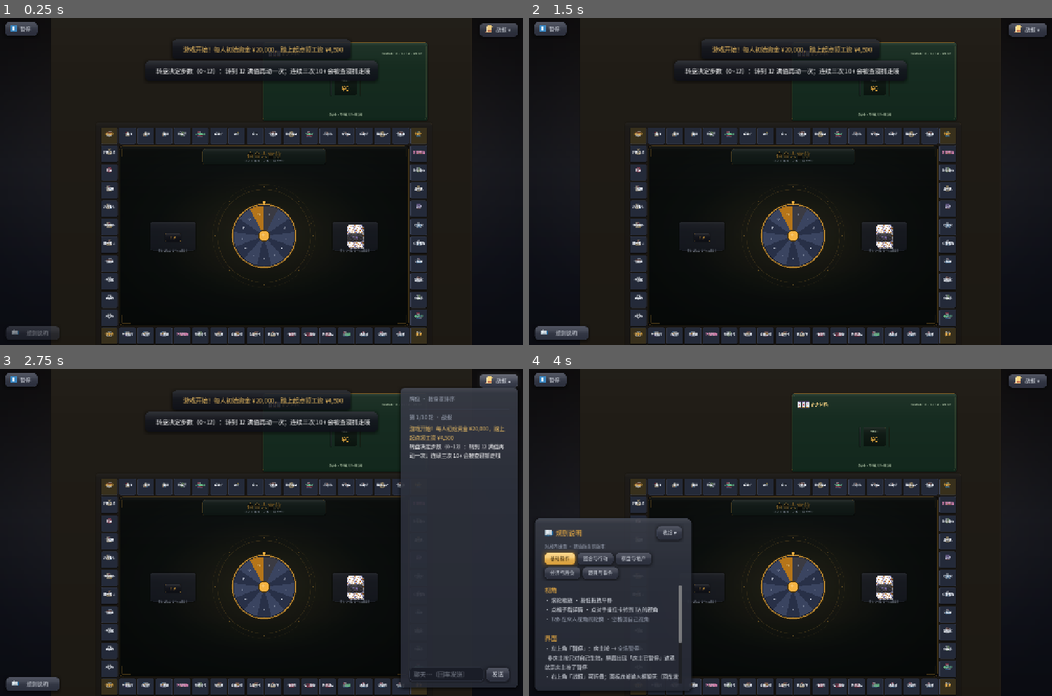
Above: before the commit, frames 1-4 (two rows, left to right).
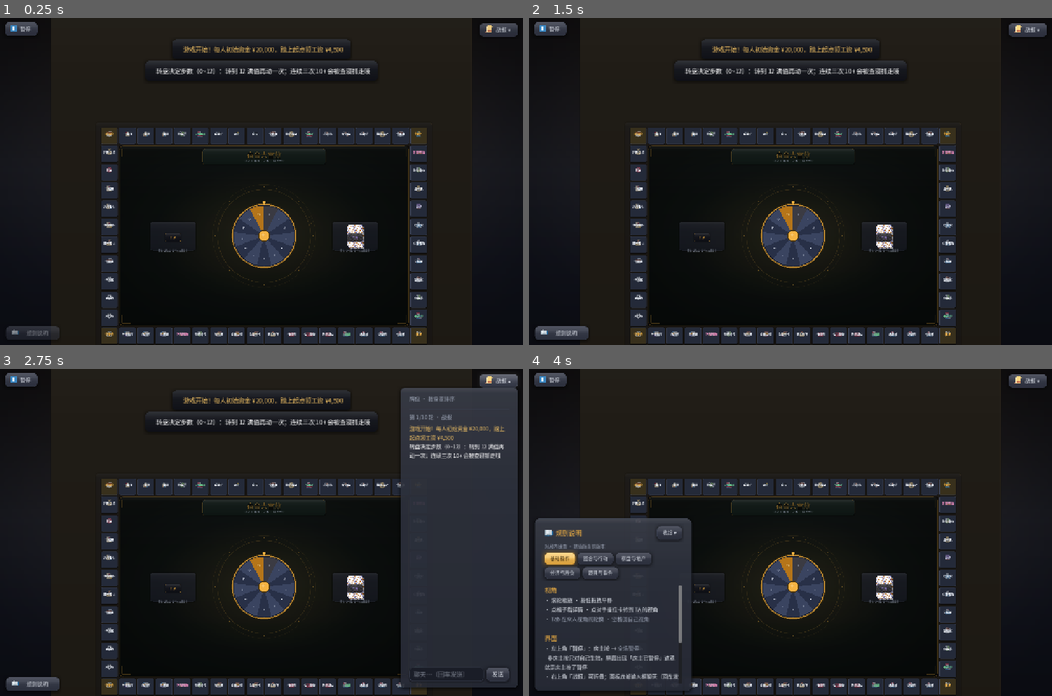
Above: after the commit, the same moments.

Repository: Lousync/dorm-monopoly
Game: Godot game, scene res://scenes/game.tscn
Same seed, same stepped clock (60 frames per second), same inputs: the game is played once before the commit and once after it. This scene is started directly instead of the project's main scene.
Inputs:
- Up to frame 1 (0.25 s): no input
- Up to frame 2 (1.5 s): click "暂停" at 0.5 s; click "▶ 继续游戏" at 1.25 s
- Up to frame 3 (2.75 s): click "战报 ▾" at 2 s
- Up to frame 4 (4 s): click "战报 ▴" at 2.75 s; click "规则说明" at 3.5 s

The runs differ from the first frame. In frame 1, 0.3% of the frame differs, in the area x 50-82%, y 7-31%; in frame 2, 0.3%; in frame 3, 0.2%; in frame 4, 0.6%.
Error in both runs: Out of bounds get index '0' (on base: 'Array') (res://scripts/game.gd:1040)

Commit message:
布局：赌场从「推近桌面区域」改为独立全屏场景
赌场演出层（卷轴/骰子行/结果提示）从 board_view 的世界层搬进 casino.gd 自带，
成为触发时独占的全屏模态面板；board_view 的 _make_casino/_build_casino_scene/
focus_casino 与全部 _casino_* 成员、以及随之空掉的顶区构建（_build_top_panels
与 _zone_panel/_mini_card_back/_fixture_icon）一并删除。滚轮缩放仍读 _zoom_clamp_max，
故该成员保留。玩法流程与三个 s_casino_* 广播 RPC 一行未动。

Diff:
--- a/scripts/board_view.gd
+++ b/scripts/board_view.gd
@@ -132,7 +132,6 @@
 	mouse_exited.connect(func() -> void:
 		set_hover(-1)
 		_set_seat_hover(-1))
-	_build_top_panels()
 
 # ---------------- 坐标换算 ----------------
 
@@ -1168,20 +1167,8 @@
 		"op_timer": trow, "op_kind_l": tkind, "op_track": ttrack, "op_fill": tfill, "op_left_l": tleft,
 		"shown": int(p.money), "tw": null}
 
-# ---------------- 顶部区域：数据轨 + 小卖部 / 赌场两座常驻设施 ----------------
-
-var _casino_pool_l: Label
-var _casino_status_l: Label
-# 赌场演出：相机聚焦 + 抽游戏 + 投骰子
-var _casino_rect := Rect2()
-var _casino_scene: Control
-var _casino_reel: Panel
-var _casino_track: Control
-var _casino_dice_row: HBoxContainer
-var _casino_hint_l: Label
-var _casino_dice := {}          # peer -> Label
-var _casino_order_ui: Array = []
-var _casino_names := {}         # peer -> 名字
+# ---------------- 相机缩放上限 + 开发者叠层 ----------------
+
 var _zoom_clamp_max := MAX_ZOOM
 var _tile_idx_labels: Array = []    # 开发者模式：格子编号叠层
 var dev_tile_index := false:
@@ -1192,304 +1179,6 @@
 				(l as Label).visible = v
 
 const SHOP_ACCENT := Color(0.42, 0.78, 0.55)    # 小卖部格名：菜绿
-const CASINO_ACCENT := Color(0.93, 0.3, 0.55)   # 赌场：与赌场格同色
-const CASINO_FELT_TEXT := Color(0.72, 0.8, 0.68)   # 绿呢桌上的浅绿字
-
-## 顶部空区：上层数据轨（战况四家横排 + 最近战报），下层左右两座常驻设施
-## （左小卖部 / 右赌场，世界坐标随桌面旋转；小卖部为道具系统的桌面柜台壳子）
-func _build_top_panels() -> void:
-	# 顶区整条给两座常驻设施（数据轨已撤：战况下沉座位卡，战报在屏幕悬浮框）
-	var top := TABLE.position.y + BAND_TB + 14.0
-	var bot := BOARD_OFFSET.y - 36.0
-	var left := -HOLE_MX
-	var right := WORLD.x + HOLE_MX
-	var half := (right - left - 16.0) * 0.5
-	_make_casino(Rect2(right - half, top, half, bot - top))
-
-func _zone_panel(rect: Rect2, sb: StyleBox) -> Panel:
-	var panel := Panel.new()
-	panel.position = rect.position
-	panel.size = rect.size
-	panel.mouse_filter = Control.MOUSE_FILTER_IGNORE
-	panel.add_theme_stylebox_override("panel", sb)
-	_world.add_child(panel)
-	return panel
-
-func _mini_card_back() -> Panel:
-	var cb := Panel.new()
-	cb.size = Vector2(34, 46)
-	cb.mouse_filter = Control.MOUSE_FILTER_IGNORE
-	cb.add_theme_stylebox_override("panel", UIKit.card_stylebox(Color(0.125, 0.11, 0.155), 8,
-		Color(UIKit.ACCENT_DEEP.r, UIKit.ACCENT_DEEP.g, UIKit.ACCENT_DEEP.b), 1, 3))
-	return cb
-
-func _fixture_icon(icon_name: String) -> TextureRect:
-	var t := TextureRect.new()
-	t.texture = UIKit.icon(icon_name)
-	t.custom_minimum_size = Vector2(30, 30)
-	t.stretch_mode = TextureRect.STRETCH_KEEP_ASPECT_CENTERED
-	t.size_flags_vertical = Control.SIZE_SHRINK_CENTER
-	t.mouse_filter = Control.MOUSE_FILTER_IGNORE
-	return t
-
-## 赌场（右半）：绿呢牌桌 + 金色滚边 + 两张卡背，奖池/状态活数据；对局玩法仍在弹层
-func _make_casino(rect: Rect2) -> void:
-	_casino_rect = rect
-	var panel := _zone_panel(rect, UIKit.card_stylebox(Color(0.062, 0.155, 0.105, 0.97), 18,
-		Color(UIKit.ACCENT_DEEP.r, UIKit.ACCENT_DEEP.g, UIKit.ACCENT_DEEP.b), 2, 14))
-	# 牌桌内圈金线
-	var ring := Panel.new()
-	ring.position = Vector2(10, 10)
-	ring.size = rect.size - Vector2(20, 20)
-	ring.mouse_filter = Control.MOUSE_FILTER_IGNORE
-	ring.add_theme_stylebox_override("panel", UIKit.stylebox(Color(0, 0, 0, 0), 12,
-		Color(UIKit.ACCENT_HI.r, UIKit.ACCENT_HI.g, UIKit.ACCENT_HI.b, 0.3), 1))
-	panel.add_child(ring)
-	var m := UIKit.margins(18, 16, 16, 14)
-	m.position = Vector2(18, 16)
-	m.size = rect.size - Vector2(36, 30)
-	m.mouse_filter = Control.MOUSE_FILTER_IGNORE
-	panel.add_child(m)
-	var v := VBoxContainer.new()
-	v.add_theme_constant_override("separation", 8)
-	v.mouse_filter = Control.MOUSE_FILTER_IGNORE
-	m.add_child(v)
-	var head := HBoxContainer.new()
-	head.add_theme_constant_override("separation", 10)
-	head.mouse_filter = Control.MOUSE_FILTER_IGNORE
-	v.add_child(head)
-	head.add_child(_fixture_icon("casino"))
-	head.add_child(UIKit.label("宿舍赌场", 26, UIKit.ACCENT_HI))
-	var sp := Control.new()
-	sp.size_flags_horizontal = Control.SIZE_EXPAND_FILL
-	sp.mouse_filter = Control.MOUSE_FILTER_IGNORE
-	head.add_child(sp)
-	head.add_child(UIKit.label("踩到赌场格开局 · 全员入局 · 赢家通吃", 14, CASINO_FELT_TEXT))
-	var mid := VBoxContainer.new()
-	mid.alignment = BoxContainer.ALIGNMENT_CENTER
-	mid.size_flags_vertical = Control.SIZE_EXPAND_FILL
-	mid.mouse_filter = Control.MOUSE_FILTER_IGNORE
-	v.add_child(mid)
-	var pot_row := HBoxContainer.new()
-	pot_row.add_theme_constant_override("separation", 24)
-	pot_row.alignment = BoxContainer.ALIGNMENT_CENTER
-	pot_row.mouse_filter = Control.MOUSE_FILTER_IGNORE
-	mid.add_child(pot_row)
-	var cb_l := _mini_card_back()
-	cb_l.rotation = -0.12
-	cb_l.pivot_offset = Vector2(17, 23)
-	pot_row.add_child(cb_l)
-	var pot_panel := UIKit.panel_container(Color(0.03, 0.07, 0.05, 0.9), 12,
-		Color(UIKit.ACCENT_HI.r, UIKit.ACCENT_HI.g, UIKit.ACCENT_HI.b, 0.45), 1)
-	pot_row.add_child(pot_panel)
-	var pm := UIKit.margins(28, 28, 10, 8)
-	pm.mouse_filter = Control.MOUSE_FILTER_IGNORE
-	pot_panel.add_child(pm)
-	var pv := VBoxContainer.new()
-	pv.add_theme_constant_override("separation", 2)
-	pv.mouse_filter = Control.MOUSE_FILTER_IGNORE
-	pm.add_child(pv)
-	var cap := UIKit.label("当前奖池", 14, CASINO_FELT_TEXT)
-	cap.horizontal_alignment = HORIZONTAL_ALIGNMENT_CENTER
-	cap.mouse_filter = Control.MOUSE_FILTER_IGNORE
-	pv.add_child(cap)
-	_casino_pool_l = UIKit.label("¥0", 42, UIKit.ACCENT)
-	_casino_pool_l.horizontal_alignment = HORIZONTAL_ALIGNMENT_CENTER
-	_casino_pool_l.mouse_filter = Control.MOUSE_FILTER_IGNORE
-	pv.add_child(_casino_pool_l)
-	var cb_r := _mini_card_back()
-	cb_r.rotation = 0.12
-	cb_r.pivot_offset = Vector2(17, 23)
-	pot_row.add_child(cb_r)
-	_casino_status_l = UIKit.label("歇业中 · 等待有人踩中赌场格", 15, CASINO_FELT_TEXT)
-	_casino_status_l.horizontal_alignment = HORIZONTAL_ALIGNMENT_CENTER
-	_casino_status_l.mouse_filter = Control.MOUSE_FILTER_IGNORE
-	v.add_child(_casino_status_l)
-
-
-## 赌场设施活数据（pool = 0 视为歇业）
-func update_casino(pool: int, status: String) -> void:
-	if _casino_pool_l != null and is_instance_valid(_casino_pool_l):
-		_casino_pool_l.text = GameData.fmt_money(pool)
-	if _casino_status_l != null and is_instance_valid(_casino_status_l):
-		_casino_status_l.text = status
-		_casino_status_l.add_theme_color_override("font_color",
-			UIKit.ACCENT if pool > 0 else CASINO_FELT_TEXT)
-
-
-# ================= 赌场演出：相机聚焦 + 抽游戏 + 投骰子 =================
-
-const CASINO_ZOOM_MAX := 4.0
-
-## 相机移到赌场区域并放大（之后仍可拖拽平移 / 滚轮缩放，非定死）
-func focus_casino() -> void:
-	if cam_locked or _casino_rect.size == Vector2.ZERO:
-		return
-	auto_follow = false
-	_follow_peer = -1
-	_has_follow_pt = false
-	_rot_target = 0.0
-	_rotating = false
-	_zoom_clamp_max = CASINO_ZOOM_MAX
-	var vr := _visible_rect()
-	var z: float = minf(vr.size.x / _casino_rect.size.x, vr.size.y / _casino_rect.size.y) * 0.98
-	_zoom = clampf(z, MIN_ZOOM, CASINO_ZOOM_MAX)
-	_center = _casino_rect.get_center()
-	_center_target = _center
-	_apply_cam()
-
-## 进入赌场：铺好本局场景（卷轴 + 骰子行）
-func casino_enter(order: Array, pot: int, names: Dictionary) -> void:
-	_casino_order_ui = order
-	_casino_names = names
-	_casino_dice = {}
-	_build_casino_scene(pot)
-	if _casino_scene != null and is_instance_valid(_casino_scene):
-		_casino_scene.visible = true
-
-## 抽游戏：CSGO 式横向卷轴，定格在命中的游戏
-func casino_play_draw(hit: String) -> void:
-	if _casino_track == null or not is_instance_valid(_casino_track):
-		return
-	for c in _casino_track.get_children():
-		c.queue_free()
-	var names := [hit, "❓ 敬请期待", "❓ 敬请期待", "❓ 敬请期待"]
-	var cw := 200.0
-	var n := 28
-	var hit_idx := 23
-	for i in n:
-		var nm: String = names[0] if i == hit_idx else names[(i % 3) + 1]
-		var card := Panel.new()
-		card.position = Vector2(i * cw, 0)
-		card.size = Vector2(cw - 12, _casino_reel.size.y)
-		card.mouse_filter = Control.MOUSE_FILTER_IGNORE
-		card.add_theme_stylebox_override("panel", UIKit.card_stylebox(
-			Color(0.13, 0.19, 0.29), 10, Color(0.28, 0.38, 0.55), 2, 8))
-		var lab := UIKit.label(nm, 22, UIKit.ACCENT_HI if i == hit_idx else UIKit.TEXT_DIM)
-		lab.set_anchors_preset(Control.PRESET_FULL_RECT)
-		lab.horizontal_alignment = HORIZONTAL_ALIGNMENT_CENTER
-		lab.vertical_alignment = VERTICAL_ALIGNMENT_CENTER
-		lab.autowrap_mode = TextServer.AUTOWRAP_WORD_SMART
-		card.add_child(lab)
-		_casino_track.add_child(card)
-	_casino_track.position = Vector2(0, 0)
-	var target := -(hit_idx * cw + cw * 0.5 - _casino_reel.size.x * 0.5)
-	var tw := create_tween()
-	tw.tween_property(_casino_track, "position:x", target - 28.0, 2.6)\
-		.set_trans(Tween.TRANS_QUINT).set_ease(Tween.EASE_OUT)
-	tw.tween_property(_casino_track, "position:x", target, 0.25)
-	Fx.play("card", -2.0)
-
-## 掷骰：为每位玩家起一颗骰子，先滚后定
-func casino_show_rolls(vals: Dictionary) -> void:
-	if _casino_dice_row == null or not is_instance_valid(_casino_dice_row):
-		return
-	for c in _casino_dice_row.get_children():
-		c.queue_free()
-	_casino_dice = {}
-	var faces := ["⚀", "⚁", "⚂", "⚃", "⚄", "⚅"]
-	for peer in _casino_order_ui:
-		var col := VBoxContainer.new()
-		col.alignment = BoxContainer.ALIGNMENT_CENTER
-		var dl := UIKit.label("⚀", 44, UIKit.TEXT)
-		dl.horizontal_alignment = HORIZONTAL_ALIGNMENT_CENTER
-		col.add_child(dl)
-		var nm := UIKit.label(String(_casino_names.get(int(peer), str(peer))), 15, UIKit.TEXT_DIM)
-		nm.horizontal_alignment = HORIZONTAL_ALIGNMENT_CENTER
-		col.add_child(nm)
-		_casino_dice_row.add_child(col)
-		_casino_dice[int(peer)] = dl
-	var tw := create_tween()
-	for i in 8:
-		tw.tween_callback(func() -> void:
-			for k in _casino_dice:
-				var l: Label = _casino_dice[k]
-				if is_instance_valid(l):
-					l.text = faces[randi_range(0, 5)]).set_delay(0.08)
-	tw.tween_callback(func() -> void:
-		for k in _casino_dice:
-			var l: Label = _casino_dice[k]
-			if is_instance_valid(l):
-				l.text = faces[clampi(int(vals.get(k, 1)) - 1, 0, 5)])
-	Fx.play("card", -2.0)
-
-## 高亮赢家（平分时多人高亮）
-func casino_mark_winners(winners: Array) -> void:
-	for k in _casino_dice:
-		var l: Label = _casino_dice[k]
-		if not is_instance_valid(l):
-			continue
-		l.add_theme_color_override("font_color",
-			UIKit.ACCENT if winners.has(int(k)) else UIKit.TEXT)
-
-## 底部结果提示
-func casino_set_hint(text: String) -> void:
-	if _casino_hint_l != null and is_instance_valid(_casino_hint_l):
-		_casino_hint_l.text = text
-
-## 离场：收场景、相机回总览
-func casino_leave() -> void:
-	if _casino_scene != null and is_instance_valid(_casino_scene):
-		_casino_scene.visible = false
-	_zoom_clamp_max = MAX_ZOOM
-	fit_overview()
-
-func _build_casino_scene(pot: int) -> void:
-	if _casino_scene == null or not is_instance_valid(_casino_scene):
-		_casino_scene = Control.new()
-		_casino_scene.mouse_filter = Control.MOUSE_FILTER_IGNORE
-		_casino_scene.position = _casino_rect.position
-		_casino_scene.size = _casino_rect.size
-		_world.add_child(_casino_scene)
-	for c in _casino_scene.get_children():
-		c.queue_free()
-	_casino_dice = {}
-	var bg := Panel.new()
-	bg.set_anchors_preset(Control.PRESET_FULL_RECT)
-	bg.mouse_filter = Control.MOUSE_FILTER_IGNORE
-	bg.add_theme_stylebox_override("panel", UIKit.card_stylebox(Color(0.05, 0.13, 0.08, 0.98), 16,
-		Color(UIKit.ACCENT_DEEP.r, UIKit.ACCENT_DEEP.g, UIKit.ACCENT_DEEP.b), 2, 12))
-	_casino_scene.add_child(bg)
-	var title := UIKit.label("宿舍赌场 · 抽游戏", 28, UIKit.ACCENT_HI)
-	title.position = Vector2(28, 18)
-	title.mouse_filter = Control.MOUSE_FILTER_IGNORE
-	_casino_scene.add_child(title)
-	var pool := UIKit.label("奖池 %s" % GameData.fmt_money(pot), 22, UIKit.ACCENT)
-	pool.position = Vector2(maxf(_casino_rect.size.x - 280.0, 300.0), 24)
-	pool.mouse_filter = Control.MOUSE_FILTER_IGNORE
-	_casino_scene.add_child(pool)
-	_casino_reel = Panel.new()
-	_casino_reel.position = Vector2(40, _casino_rect.size.y * 0.30)
-	_casino_reel.size = Vector2(_casino_rect.size.x - 80, _casino_rect.size.y * 0.36)
-	_casino_reel.clip_contents = true
-	_casino_reel.mouse_filter = Control.MOUSE_FILTER_IGNORE
-	_casino_reel.add_theme_stylebox_override("panel", UIKit.card_stylebox(
-		Color(0.03, 0.08, 0.05, 0.7), 10,
-		Color(UIKit.ACCENT_HI.r, UIKit.ACCENT_HI.g, UIKit.ACCENT_HI.b, 0.4), 1, 8))
-	_casino_scene.add_child(_casino_reel)
-	_casino_track = Control.new()
-	_casino_track.mouse_filter = Control.MOUSE_FILTER_IGNORE
-	_casino_reel.add_child(_casino_track)
-	var mark := Panel.new()
-	mark.position = Vector2(_casino_reel.size.x * 0.5 - 2, 0)
-	mark.size = Vector2(4, _casino_reel.size.y)
-	mark.mouse_filter = Control.MOUSE_FILTER_IGNORE
-	mark.add_theme_stylebox_override("panel", UIKit.stylebox(UIKit.ACCENT, 0, Color(0, 0, 0, 0), 0))
-	_casino_reel.add_child(mark)
-	_casino_dice_row = HBoxContainer.new()
-	_casino_dice_row.add_theme_constant_override("separation", 48)
-	_casino_dice_row.alignment = BoxContainer.ALIGNMENT_CENTER
-	_casino_dice_row.position = Vector2(0, _casino_rect.size.y * 0.72)
-	_casino_dice_row.size = Vector2(_casino_rect.size.x, _casino_rect.size.y * 0.2)
-	_casino_dice_row.mouse_filter = Control.MOUSE_FILTER_IGNORE
-	_casino_scene.add_child(_casino_dice_row)
-	_casino_hint_l = UIKit.label("", 22, UIKit.ACCENT)
-	_casino_hint_l.set_anchors_preset(Control.PRESET_BOTTOM_WIDE)
-	_casino_hint_l.offset_top = -48
-	_casino_hint_l.horizontal_alignment = HORIZONTAL_ALIGNMENT_CENTER
-	_casino_hint_l.mouse_filter = Control.MOUSE_FILTER_IGNORE
-	_casino_scene.add_child(_casino_hint_l)
-
 
 ## 座位卡统计：身家排名徽章 + 地产/身家行（数据由对局层刷新）
 func update_seat_stats(peer: int, rank: int, est_text: String) -> void:
--- a/scripts/casino.gd
+++ b/scripts/casino.gd
@@ -1,13 +1,29 @@
 extends Node
 ## 赌场小游戏「投骰子」的回合主干与演出（从 game.gd 搬出，见审查结论）。
 ##
-## 房主权威：下注、掷骰、判定都在房主侧；客户端只渲染（相机聚焦、抽游戏、骰子）。
-## 表现交给 `board`（相机聚焦 + 赌场区域场景）；本节点只管流程与 RPC。
+## 房主权威：下注、掷骰、判定都在房主侧；客户端只渲染（抽游戏、骰子）。
+## 表现自带：触发时拉起独占整屏的全屏演出层（挂到 `g` 上），不再借用 board 的世界层。
 ## 作为 game 的子节点存在，好让 s_casino_* 的 RPC 路径在各端一致。
 
 var g                       # 宿主：对局场景（game.gd）
 
-var _casino_table_pot := 0        # 桌面赌场设施显示中的奖池
+var _casino_table_pot := 0        # 演出层显示中的奖池
+
+# ---------------- 全屏演出层（触发时独占整屏，照小卖部/暂停菜单那套：压暗底 + 居中面板） ----------------
+const REEL_SIZE := Vector2(880, 236)
+const CARD_W := 200.0
+const DRAW_HIT_IDX := 23
+const DRAW_COUNT := 28
+
+var _ui_layer: Control
+var _reel: Panel
+var _track: Control
+var _dice_row: HBoxContainer
+var _hint_l: Label
+var _pot_l: Label
+var _dice := {}                 # peer -> Label
+var _order: Array = []
+var _names := {}                # peer -> 名字
 
 # ---------------- 纯规则（可单测） ----------------
 ## 点数并列最大者（按 order 顺序返回 peer 数组）
@@ -99,43 +115,200 @@
 @rpc("authority", "call_local", "reliable")
 func s_casino_start(game_name: String, stake: int, pot: int, order: Array, names: Dictionary) -> void:
 	_casino_table_pot = pot
-	if g.board != null:
-		g.board.update_casino(pot, "开局中 · %s" % game_name)
-		g.board.casino_enter(order, pot, names)
-		g.board.focus_casino()
-		g.board.casino_play_draw(game_name)
+	_show()
+	_pot_l.text = "奖池 %s" % GameData.fmt_money(pot)
+	_enter(order, names)
+	_play_draw(game_name)
 
 @rpc("authority", "call_local", "reliable")
 func s_casino_roll(vals: Dictionary) -> void:
-	if g.board != null:
-		g.board.casino_show_rolls(vals)
-		g.board.update_casino(_casino_table_pot, "掷骰中…")
+	_show_rolls(vals)
 
 @rpc("authority", "call_local", "reliable")
 func s_casino_end(winners: Array, pot: int) -> void:
 	_casino_table_pot = 0
-	if g.board != null:
-		g.board.casino_mark_winners(winners)
-		g.board.update_casino(0, "歇业中")
-		var txt := ""
-		if winners.size() == 1 and int(winners[0]) == g.my_peer:
-			txt = "你赢下了 %s 奖池，通吃全场！" % GameData.fmt_money(pot)
-			Fx.play("cash", 0.0)
-		elif winners.size() == 1:
-			txt = "%s 掷出最高点，独吞奖池 %s！" % [_name_by_peer(int(winners[0])), GameData.fmt_money(pot)]
-		else:
-			txt = "%d 人并列最高点，平分奖池 %s" % [winners.size(), GameData.fmt_money(pot)]
-		g.board.casino_set_hint(txt)
+	_mark_winners(winners)
+	var txt := ""
+	if winners.size() == 1 and int(winners[0]) == g.my_peer:
+		txt = "你赢下了 %s 奖池，通吃全场！" % GameData.fmt_money(pot)
+		Fx.play("cash", 0.0)
+	elif winners.size() == 1:
+		txt = "%s 掷出最高点，独吞奖池 %s！" % [_name_by_peer(int(winners[0])), GameData.fmt_money(pot)]
+	else:
+		txt = "%d 人并列最高点，平分奖池 %s" % [winners.size(), GameData.fmt_money(pot)]
+	if _hint_l != null and is_instance_valid(_hint_l):
+		_hint_l.text = txt
 	var t := create_tween()
 	t.tween_interval(2.8)
 	t.tween_callback(_finish)
 
 func _finish() -> void:
-	if g.board != null:
-		g.board.casino_leave()
+	_hide()
 
 ## 对局结束 / 重置时清理（保留旧接口名，game.gd: _show_game_over 会调用）
 func close() -> void:
 	_casino_table_pot = 0
-	if g != null and g.board != null:
-		g.board.casino_leave()
+	_hide()
+
+# ---------------- 全屏演出层：构建 / 显隐 ----------------
+
+func _build_ui() -> void:
+	if _ui_layer != null and is_instance_valid(_ui_layer):
+		return
+	_ui_layer = Control.new()
+	_ui_layer.set_anchors_preset(Control.PRESET_FULL_RECT)
+	_ui_layer.visible = false
+	g.add_child(_ui_layer)
+
+	var dim := ColorRect.new()
+	dim.set_anchors_preset(Control.PRESET_FULL_RECT)
+	dim.color = Color(0.02, 0.05, 0.035, 0.94)      # 比暂停菜单更暗：赌场独占整屏
+	dim.mouse_filter = Control.MOUSE_FILTER_STOP    # 模态，吞掉面板外的点击
+	_ui_layer.add_child(dim)
+
+	var center := CenterContainer.new()
+	center.set_anchors_preset(Control.PRESET_FULL_RECT)
+	center.mouse_filter = Control.MOUSE_FILTER_IGNORE
+	_ui_layer.add_child(center)
+
+	var panel := UIKit.panel_container(Color(0.062, 0.155, 0.105, 0.98), 18,
+		Color(UIKit.ACCENT_DEEP.r, UIKit.ACCENT_DEEP.g, UIKit.ACCENT_DEEP.b), 2, 18)
+	panel.custom_minimum_size = Vector2(960, 0)
+	center.add_child(panel)
+	var pm := UIKit.margins(28, 28, 22, 22)
+	panel.add_child(pm)
+	var v := VBoxContainer.new()
+	v.add_theme_constant_override("separation", 16)
+	pm.add_child(v)
+
+	var head := HBoxContainer.new()
+	head.add_theme_constant_override("separation", 12)
+	v.add_child(head)
+	var ic := TextureRect.new()
+	ic.texture = UIKit.icon("casino")
+	ic.custom_minimum_size = Vector2(34, 34)
+	ic.stretch_mode = TextureRect.STRETCH_KEEP_ASPECT_CENTERED
+	ic.size_flags_vertical = Control.SIZE_SHRINK_CENTER
+	head.add_child(ic)
+	head.add_child(UIKit.label("宿舍赌场 · 抽游戏", 26, UIKit.ACCENT_HI))
+	var sp := Control.new()
+	sp.size_flags_horizontal = Control.SIZE_EXPAND_FILL
+	head.add_child(sp)
+	_pot_l = UIKit.label("奖池 ¥0", 22, UIKit.ACCENT)
+	head.add_child(_pot_l)
+
+	_reel = Panel.new()
+	_reel.custom_minimum_size = REEL_SIZE
+	_reel.clip_contents = true
+	_reel.add_theme_stylebox_override("panel", UIKit.card_stylebox(
+		Color(0.03, 0.08, 0.05, 0.7), 10,
+		Color(UIKit.ACCENT_HI.r, UIKit.ACCENT_HI.g, UIKit.ACCENT_HI.b, 0.4), 1, 8))
+	v.add_child(_reel)
+	_track = Control.new()
+	_reel.add_child(_track)
+	var mark := Panel.new()
+	mark.position = Vector2(REEL_SIZE.x * 0.5 - 2.0, 0.0)
+	mark.size = Vector2(4, REEL_SIZE.y)
+	mark.mouse_filter = Control.MOUSE_FILTER_IGNORE
+	mark.add_theme_stylebox_override("panel", UIKit.stylebox(UIKit.ACCENT, 0, Color(0, 0, 0, 0), 0))
+	_reel.add_child(mark)
+
+	_dice_row = HBoxContainer.new()
+	_dice_row.add_theme_constant_override("separation", 48)
+	_dice_row.alignment = BoxContainer.ALIGNMENT_CENTER
+	_dice_row.custom_minimum_size = Vector2(0, 110)
+	v.add_child(_dice_row)
+
+	_hint_l = UIKit.label("", 20, UIKit.ACCENT)
+	_hint_l.horizontal_alignment = HORIZONTAL_ALIGNMENT_CENTER
+	_hint_l.autowrap_mode = TextServer.AUTOWRAP_WORD_SMART
+	v.add_child(_hint_l)
+
+func _show() -> void:
+	_build_ui()
+	_ui_layer.visible = true
+	g.move_child(_ui_layer, g.get_child_count() - 1)   # 压住底栏与两侧栏
+
+func _hide() -> void:
+	if _ui_layer != null and is_instance_valid(_ui_layer):
+		_ui_layer.visible = false
+
+# ---------------- 全屏演出层：场景 / 抽游戏 / 掷骰 ----------------
+
+## 铺好本局场景（骰子行清空、记录本局名单）
+func _enter(order: Array, names: Dictionary) -> void:
+	_order = order
+	_names = names
+	_dice = {}
+	for c in _dice_row.get_children():
+		c.queue_free()
+
+## 抽游戏：CSGO 式横向卷轴，定格在命中的游戏
+func _play_draw(hit: String) -> void:
+	for c in _track.get_children():
+		c.queue_free()
+	var names := [hit, "❓ 敬请期待", "❓ 敬请期待", "❓ 敬请期待"]
+	for i in DRAW_COUNT:
+		var nm: String = names[0] if i == DRAW_HIT_IDX else names[(i % 3) + 1]
+		var card := Panel.new()
+		card.position = Vector2(i * CARD_W, 0)
+		card.size = Vector2(CARD_W - 12.0, REEL_SIZE.y)
+		card.mouse_filter = Control.MOUSE_FILTER_IGNORE
+		card.add_theme_stylebox_override("panel", UIKit.card_stylebox(
+			Color(0.13, 0.19, 0.29), 10, Color(0.28, 0.38, 0.55), 2, 8))
+		var lab := UIKit.label(nm, 22, UIKit.ACCENT_HI if i == DRAW_HIT_IDX else UIKit.TEXT_DIM)
+		lab.set_anchors_preset(Control.PRESET_FULL_RECT)
+		lab.horizontal_alignment = HORIZONTAL_ALIGNMENT_CENTER
+		lab.vertical_alignment = VERTICAL_ALIGNMENT_CENTER
+		lab.autowrap_mode = TextServer.AUTOWRAP_WORD_SMART
+		card.add_child(lab)
+		_track.add_child(card)
+	_track.position = Vector2(0, 0)
+	var target := -(DRAW_HIT_IDX * CARD_W + CARD_W * 0.5 - REEL_SIZE.x * 0.5)
+	var tw := create_tween()
+	tw.tween_property(_track, "position:x", target - 28.0, 2.6)\
+		.set_trans(Tween.TRANS_QUINT).set_ease(Tween.EASE_OUT)
+	tw.tween_property(_track, "position:x", target, 0.25)
+	Fx.play("card", -2.0)
+
+## 掷骰：为每位玩家起一颗骰子，先滚后定
+func _show_rolls(vals: Dictionary) -> void:
+	if _dice_row == null or not is_instance_valid(_dice_row):
+		return
+	for c in _dice_row.get_children():
+		c.queue_free()
+	_dice = {}
+	var faces := ["⚀", "⚁", "⚂", "⚃", "⚄", "⚅"]
+	for peer in _order:
+		var col := VBoxContainer.new()
+		col.alignment = BoxContainer.ALIGNMENT_CENTER
+		var dl := UIKit.label("⚀", 44, UIKit.TEXT)
+		dl.horizontal_alignment = HORIZONTAL_ALIGNMENT_CENTER
+		col.add_child(dl)
+		var nm := UIKit.label(String(_names.get(int(peer), str(peer))), 15, UIKit.TEXT_DIM)
+		nm.horizontal_alignment = HORIZONTAL_ALIGNMENT_CENTER
+		col.add_child(nm)
+		_dice_row.add_child(col)
+		_dice[int(peer)] = dl
+	var tw := create_tween()
+	for i in 8:
+		tw.tween_callback(func() -> void:
+			for k in _dice:
+				var l: Label = _dice[k]
+				if is_instance_valid(l):
+					l.text = faces[randi_range(0, 5)]).set_delay(0.08)
+	tw.tween_callback(func() -> void:
+		for k in _dice:
+			var l: Label = _dice[k]
+			if is_instance_valid(l):
+				l.text = faces[clampi(int(vals.get(k, 1)) - 1, 0, 5)])
+	Fx.play("card", -2.0)
+
+## 高亮赢家（平分时多人高亮）
+func _mark_winners(winners: Array) -> void:
+	for k in _dice:
+		var l: Label = _dice[k]
+		if not is_instance_valid(l):
+			continue
+		l.add_theme_color_override("font_color",
+			UIKit.ACCENT if winners.has(int(k)) else UIKit.TEXT)
--- a/tests/casino_test.gd
+++ b/tests/casino_test.gd
@@ -108,5 +108,11 @@
 	_check(g.casino._casino_table_pot == 0,
 		"结算后桌面奖池显示归零（实得 %d）" % g.casino._casino_table_pot)
 
+	# 赌场已改为自带全屏演出层（触发时独占整屏），不再是 board 的世界层区域
+	_check(g.casino._ui_layer != null, "赌场自带全屏演出层（已建立）")
+	_check(not g.casino._ui_layer.visible, "一局结束后全屏层已收场")
+	for m in ["casino_enter", "casino_leave", "focus_casino", "update_casino", "_build_casino_scene"]:
+		_check(not g.board.has_method(m), "board.%s 已删除" % m)
+
 	g.running = false
 	g.free()
